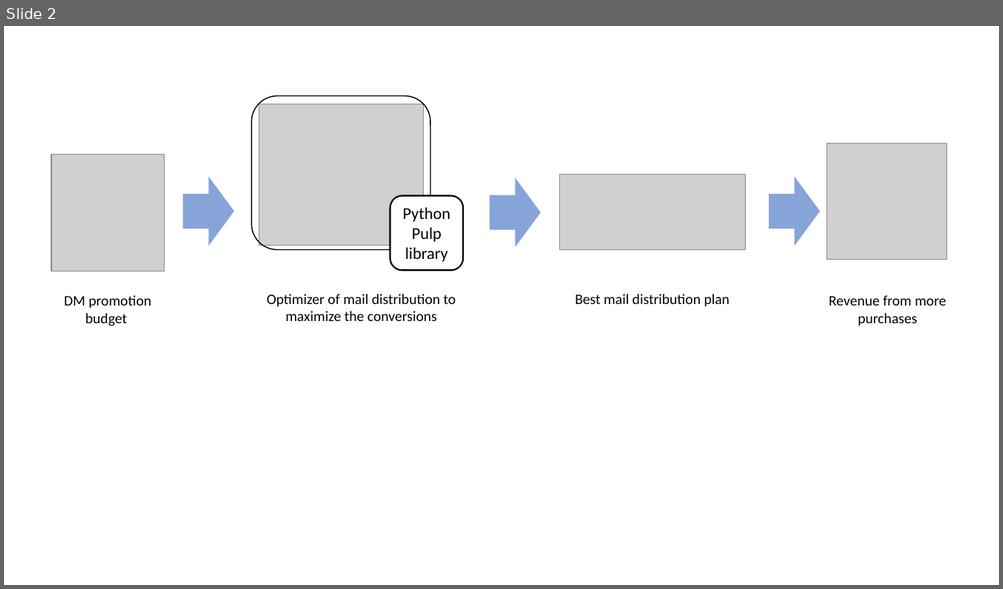
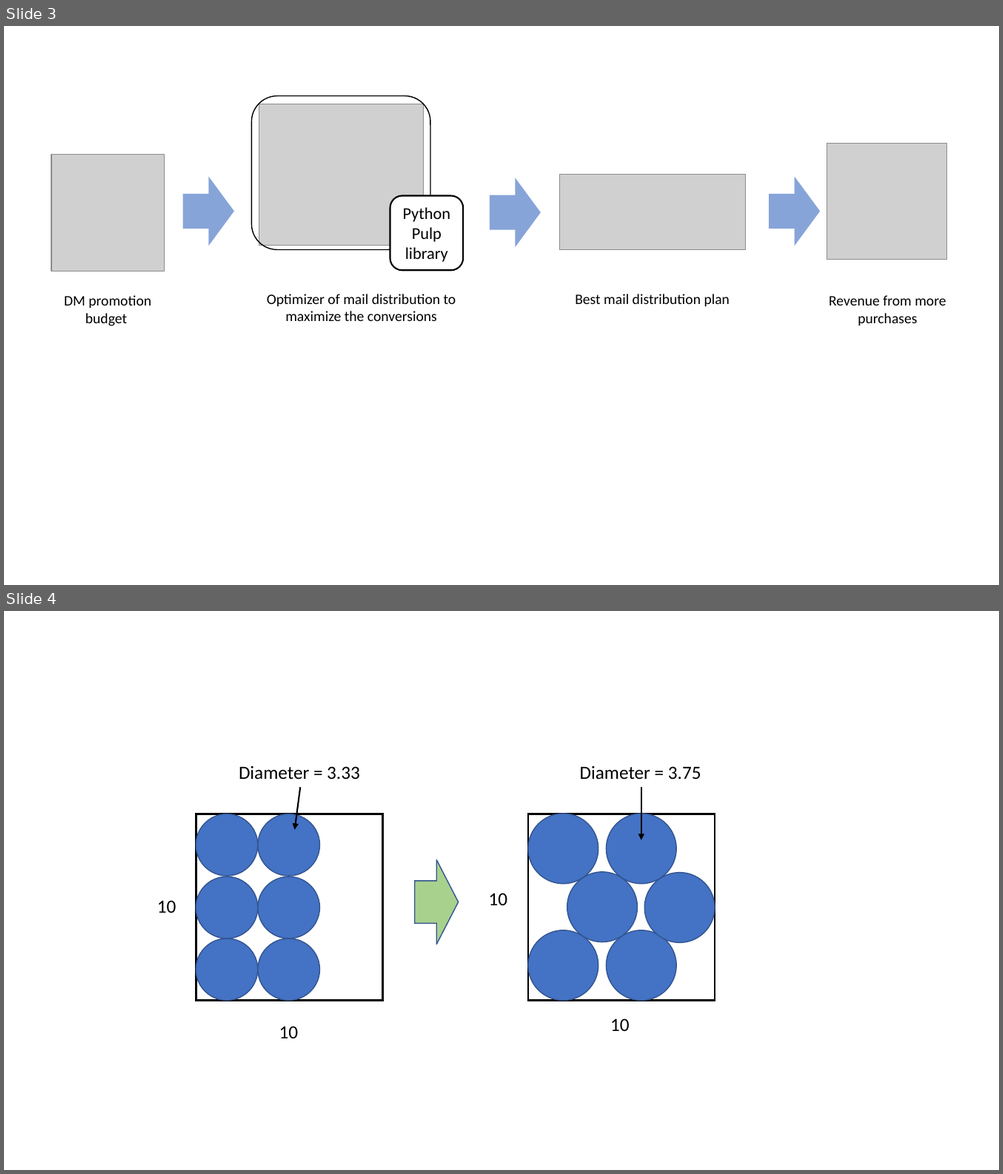
Before and after one commit to daydreamersjp/opt-coupon-dist, a slide deck: data/image/image development.pptx. Shown one above the other, each under a label of ours: slide 2 before the commit, slides 3 and 4 after it. The pictures are 1003x589 and 1003x1174 pixels, drawn with LibreOffice and Linux fonts; fonts in the diff are those of the drawing; grey boxes stand for pictures. Boxes give left, top, right and bottom in pixels: in the first picture for what was removed or moved away, otherwise in the second. Text is boxed around its words. In the diff, an @@ line names an element or a change of style, - is before the commit and + after.

```diff
--- a/data/image/image development.pptx
+++ b/data/image/image development.pptx
@@ slide 4 added at bbox=[4, 611, 999, 1170], background #FFFFFF @@
@@ text added at bbox=[239, 766, 360, 780], 18 pt, text #000000 @@
+Diameter = 3.33
@@ text added at bbox=[580, 766, 701, 779], 18 pt, text #000000 @@
+Diameter = 3.75
@@ arrow added from (300, 787) to (295, 829), #000000 1.5 pt @@
@@ arrow added from (641, 787) to (641, 840), #000000 1.5 pt @@
@@ rectangle added at bbox=[196, 814, 382, 1000], fill #FFFFFF, outline #000000 2 pt @@
@@ ellipse added at bbox=[196, 814, 258, 876], fill #4472C4, outline #325491 1 pt @@
@@ ellipse added at bbox=[258, 814, 319, 876], fill #4472C4, outline #325491 1 pt @@
@@ rectangle added at bbox=[528, 814, 714, 1000], fill #FFFFFF, outline #000000 2 pt @@
@@ ellipse added at bbox=[528, 814, 598, 884], fill #4472C4, outline #325491 1 pt @@
@@ ellipse added at bbox=[606, 814, 676, 884], fill #4472C4, outline #325491 1 pt @@
@@ ellipse added at bbox=[196, 877, 258, 939], fill #4472C4, outline #325491 1 pt @@
@@ ellipse added at bbox=[258, 877, 319, 939], fill #4472C4, outline #325491 1 pt @@
@@ right arrow added at bbox=[415, 860, 458, 945], fill #A9D18E, outline #325491 1 pt @@
@@ ellipse added at bbox=[567, 872, 637, 943], fill #4472C4, outline #325491 1 pt @@
@@ ellipse added at bbox=[644, 873, 714, 943], fill #4472C4, outline #325491 1 pt @@
@@ text added at bbox=[489, 893, 508, 906], 18 pt, text #000000 @@
+10
@@ text added at bbox=[157, 900, 176, 913], 18 pt, text #000000 @@
+10
@@ ellipse added at bbox=[196, 939, 258, 1000], fill #4472C4, outline #325491 1 pt @@
@@ ellipse added at bbox=[258, 939, 319, 1000], fill #4472C4, outline #325491 1 pt @@
@@ ellipse added at bbox=[528, 931, 598, 1000], fill #4472C4, outline #325491 1 pt @@
@@ ellipse added at bbox=[606, 931, 676, 1000], fill #4472C4, outline #325491 1 pt @@
@@ text added at bbox=[279, 1026, 299, 1039], 18 pt, text #000000 @@
+10
@@ text added at bbox=[610, 1019, 629, 1031], 18 pt, text #000000 @@
+10
@@ what was slide 2 is now slide 3 @@
```
Also in this commit, not shown: 1 other slide added.
